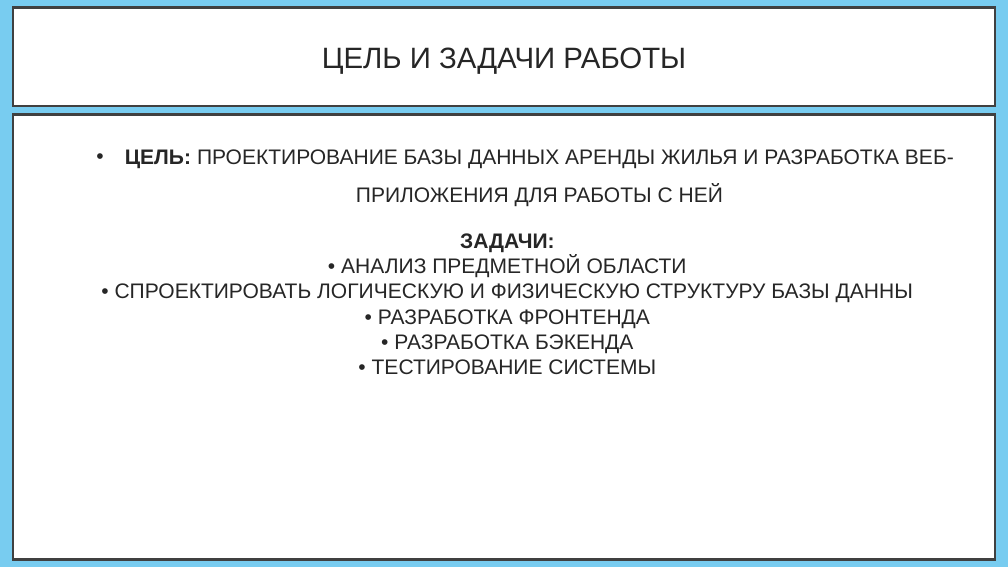
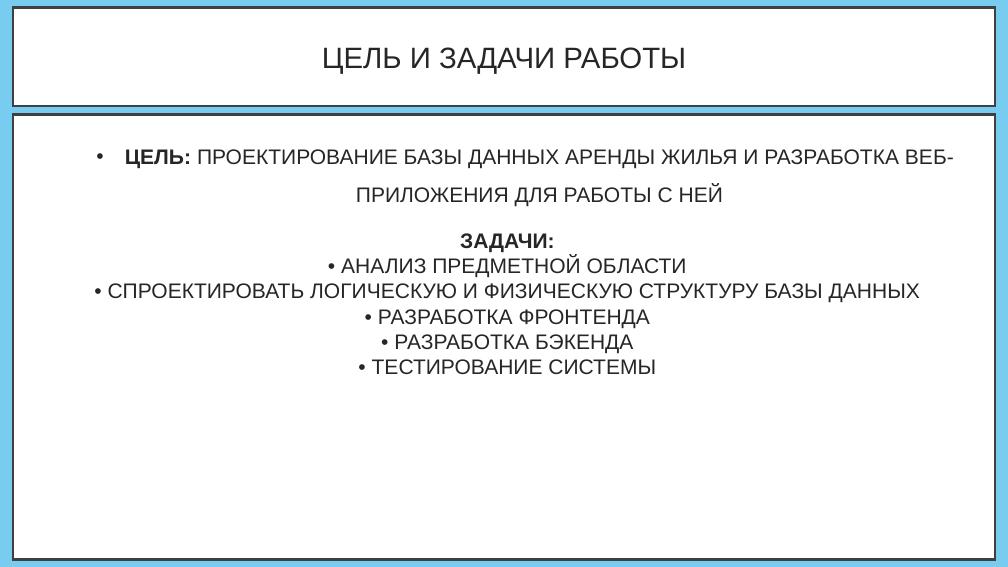
Before and after one commit to CaseBattle/231-20-tikhonenkov, a slide deck: slide 3 of курсач/презентация.pptx. Drawn at 1008x567 pixels with LibreOffice and Linux fonts; fonts in the diff are those of the drawing. Boxes give left, top, right and bottom in pixels: in the first picture for what was removed or moved away, otherwise in the second. Text is boxed around its words. In the diff, an @@ line names an element or a change of style, - is before the commit and + after.

```diff
--- a/курсач/презентация.pptx
+++ b/курсач/презентация.pptx
@@ text at [108,233,920,374]: text changed @@
-ЗАДАЧИ:
-• АНАЛИЗ ПРЕДМЕТНОЙ ОБЛАСТИ
-• СПРОЕКТИРОВАТЬ ЛОГИЧЕСКУЮ И ФИЗИЧЕСКУЮ СТРУКТУРУ БАЗЫ ДАННЫ
-• РАЗРАБОТКА ФРОНТЕНДА
-• РАЗРАБОТКА БЭКЕНДА
-• ТЕСТИРОВАНИЕ СИСТЕМЫ
+ЗАДАЧИ:
+• АНАЛИЗ ПРЕДМЕТНОЙ ОБЛАСТИ
+• СПРОЕКТИРОВАТЬ ЛОГИЧЕСКУЮ И ФИЗИЧЕСКУЮ СТРУКТУРУ БАЗЫ ДАННЫХ
+• РАЗРАБОТКА ФРОНТЕНДА
+• РАЗРАБОТКА БЭКЕНДА
+• ТЕСТИРОВАНИЕ СИСТЕМЫ
```
